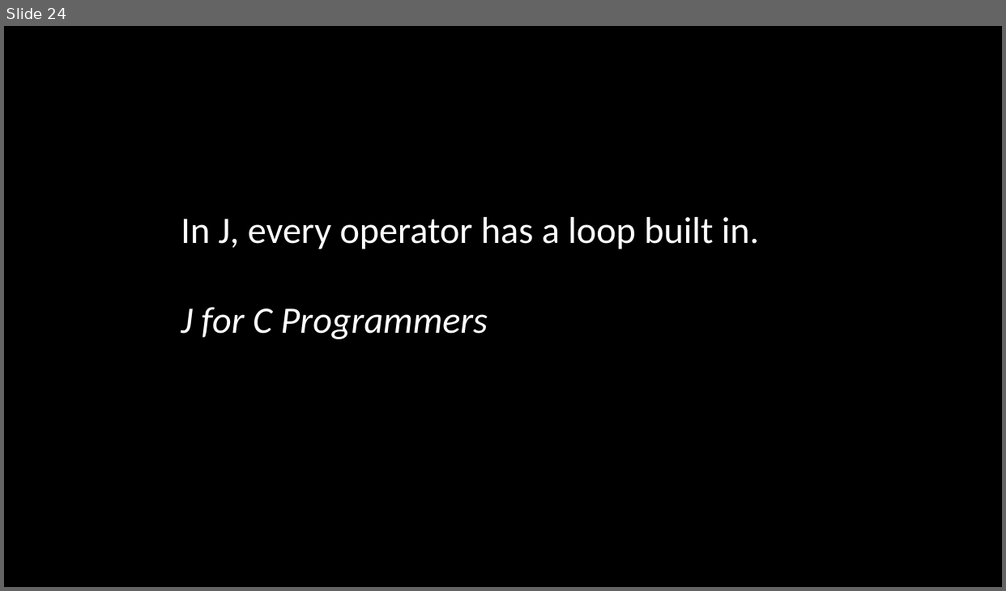
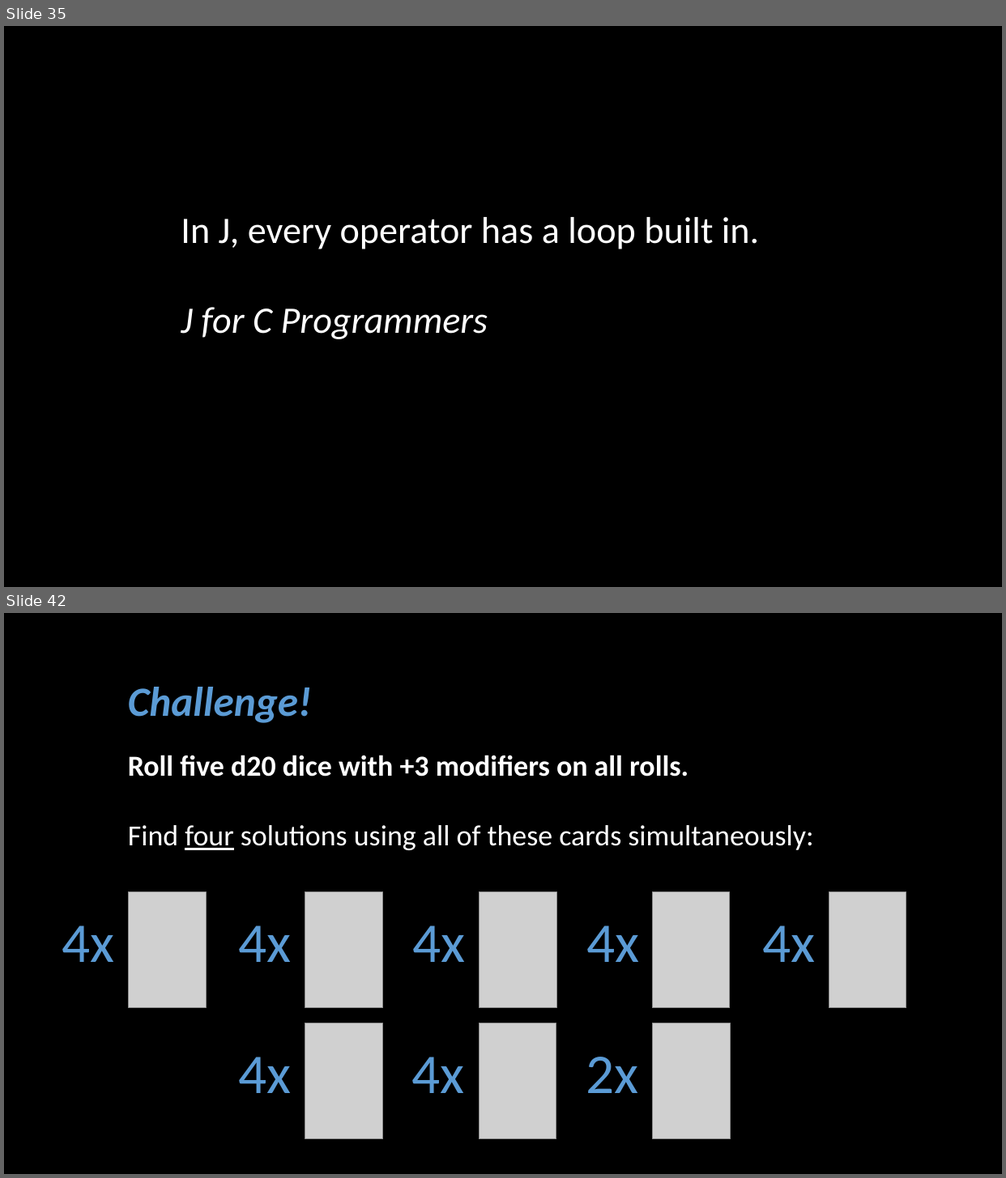
Before and after one commit to joshuaeckroth/zigzag, a slide deck: slides/zigzag.pptx. Shown one above the other, each under a label of ours: slide 24 before the commit, slides 35 and 42 after it; the slides between them are not shown. The pictures are 1006x591 and 1006x1178 pixels, drawn with LibreOffice and Linux fonts; fonts in the diff are those of the drawing; grey boxes stand for pictures. Boxes give left, top, right and bottom in pixels: in the first picture for what was removed or moved away, otherwise in the second. Text is boxed around its words. In the diff, an @@ line names an element or a change of style, - is before the commit and + after.

```diff
--- a/slides/zigzag.pptx
+++ b/slides/zigzag.pptx
@@ slide 42 added at (4, 613, 1002, 1174), background #000000 @@
@@ text added at (128, 687, 312, 723), 40 pt, text #5B9BD5, bold, italic @@
+Challenge!
@@ text added at (128, 755, 813, 850), 28 pt, text #FFFFFF @@
+Roll five d20 dice with +3 modifiers on all rolls.
+Find four solutions using all of these cards simultaneously:
@@ picture added at (128, 892, 206, 1008) @@
@@ picture added at (305, 892, 382, 1008) @@
@@ picture added at (479, 892, 556, 1008) @@
@@ picture added at (652, 892, 730, 1008) @@
@@ picture added at (829, 892, 906, 1008) @@
@@ text added at (62, 926, 114, 962), 54 pt, text #5B9BD5 @@
+4x
@@ text added at (239, 926, 292, 962), 54 pt, text #5B9BD5 @@
+4x
@@ text added at (412, 926, 465, 962), 54 pt, text #5B9BD5 @@
+4x
@@ text added at (586, 926, 639, 962), 54 pt, text #5B9BD5 @@
+4x
@@ text added at (762, 926, 815, 962), 54 pt, text #5B9BD5 @@
+4x
@@ picture added at (305, 1023, 382, 1139) @@
@@ picture added at (479, 1023, 556, 1139) @@
@@ picture added at (653, 1023, 731, 1139) @@
@@ text added at (239, 1057, 292, 1093), 54 pt, text #5B9BD5 @@
+4x
@@ text added at (412, 1057, 465, 1093), 54 pt, text #5B9BD5 @@
+4x
@@ text added at (586, 1057, 639, 1093), 54 pt, text #5B9BD5 @@
+2x
@@ what was slide 24 is now slide 35 @@
```
Also in this commit, not shown: 2 slides changed, 32 other slides added, 3 slides removed.
